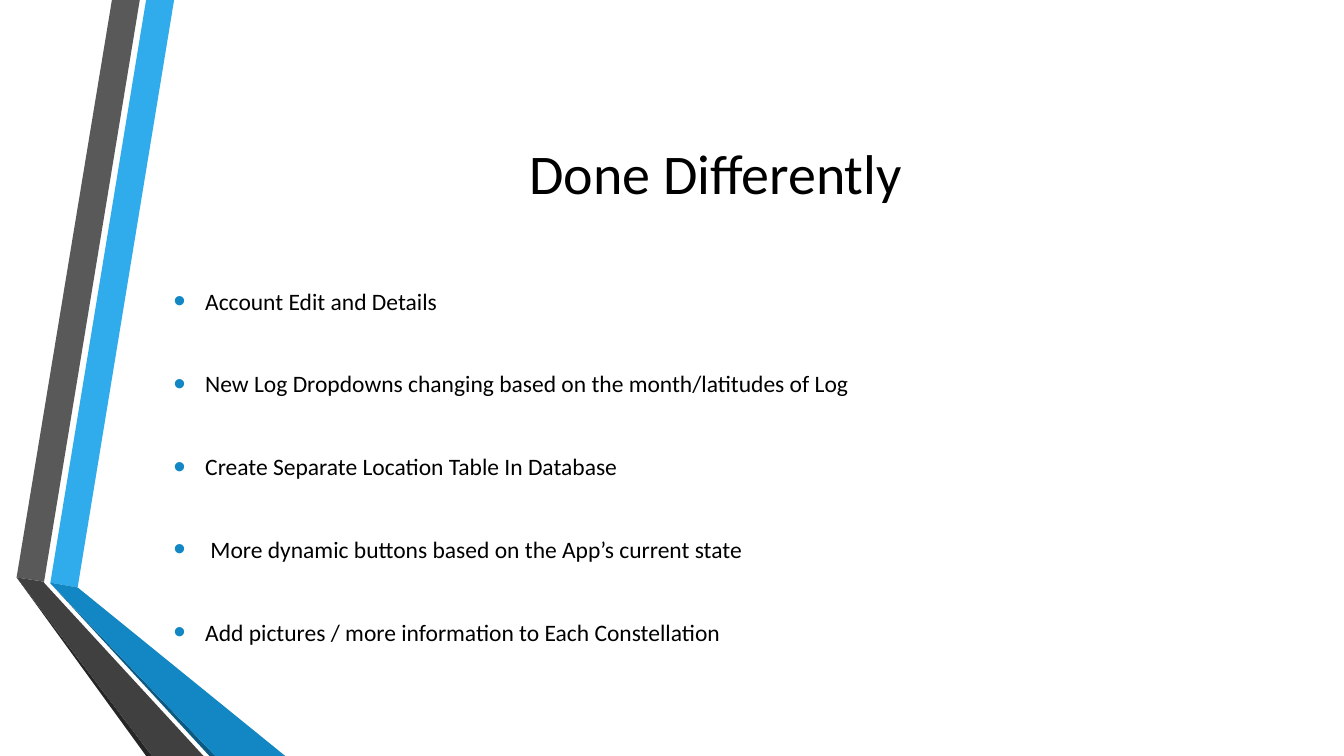
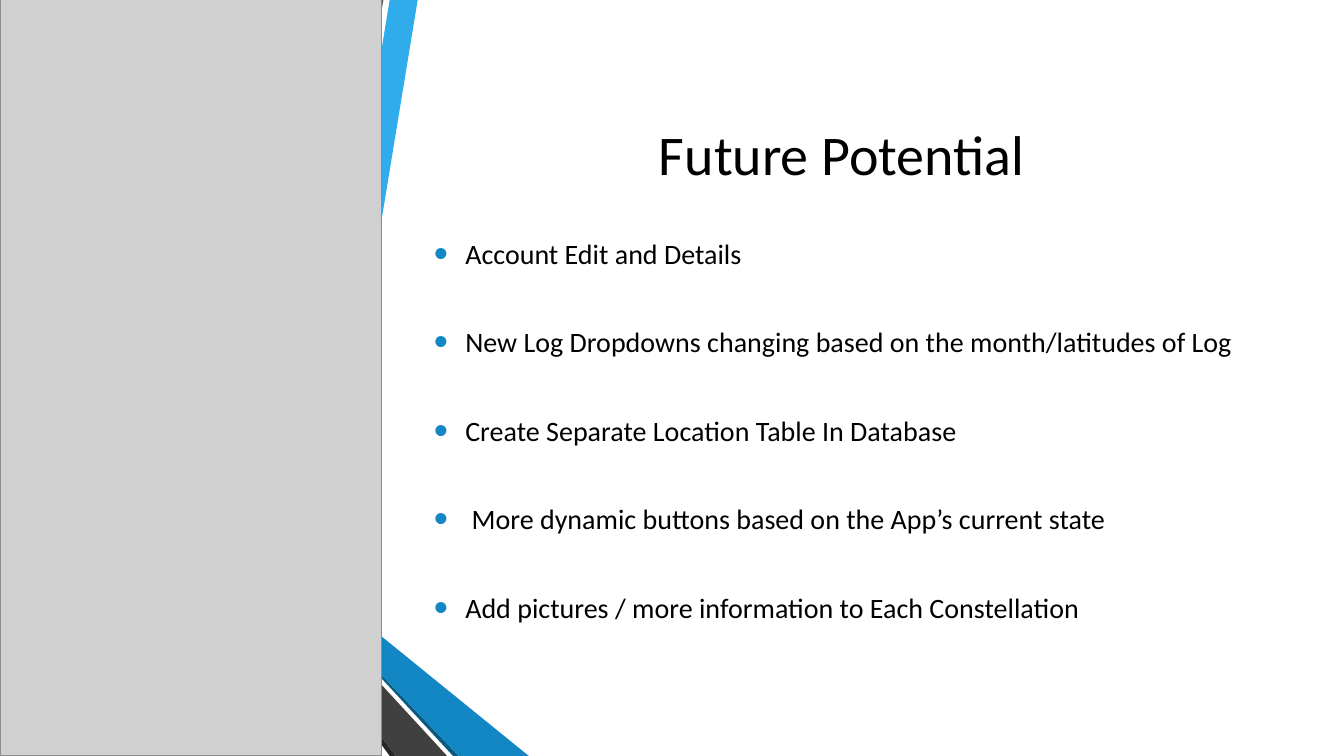
Before and after one commit to jarjc001/ConstellationLogger, a slide deck: slide 14 of Presentation/Jarjat-ConstellationLogger-Presentation.pptx (slide 11 before the commit). Drawn at 1344x756 pixels with LibreOffice and Linux fonts; fonts in the diff are those of the drawing; grey boxes stand for pictures; background and template pictures are left out. Boxes give left, top, right and bottom in pixels: in the first picture for what was removed or moved away, otherwise in the second. Text is boxed around its words. In the diff, an @@ line names an element or a change of style, - is before the commit and + after.

```diff
--- a/Presentation/Jarjat-ConstellationLogger-Presentation.pptx
+++ b/Presentation/Jarjat-ConstellationLogger-Presentation.pptx
@@ rectangle added at (0, 0, 1344, 756), fill #FFFFFF @@
@@ picture added at (0, 0, 381, 756) @@
@@ freeform shape added at (252, 0, 539, 584), fill #FFFFFF @@
@@ title at (659, 136, 1024, 176): text changed @@
-Done Differently
+Future Potential
@@ text "Account Edit and Details": place and size @@
-text "Account Edit and Details" at (205, 293, 848, 645)
+text "Account Edit and Details" at (465, 244, 1232, 623)
@@ text "Account Edit and Details" at (465, 244, 1232, 623): size 16.8 to 20 pt; line spacing 1 to 0.9 @@
@@ freeform shape added at (254, 580, 531, 756), fill #FFFFFF @@
@@ group added at (260, 0, 529, 756): 6 freeform shapes @@
```
Also in this commit, not shown: 5 other slides changed, 10 slides added, 5 slides removed, 2 other files.
